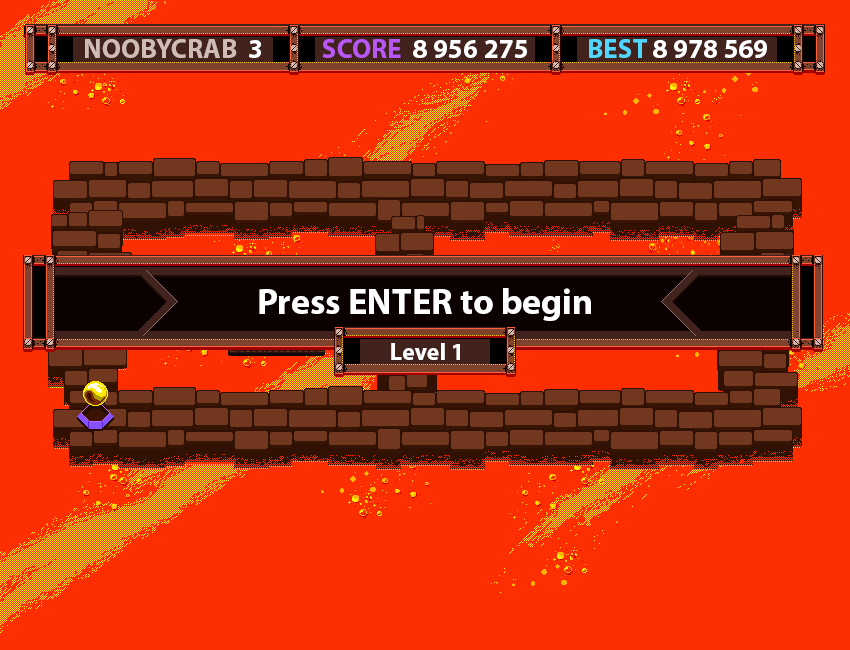
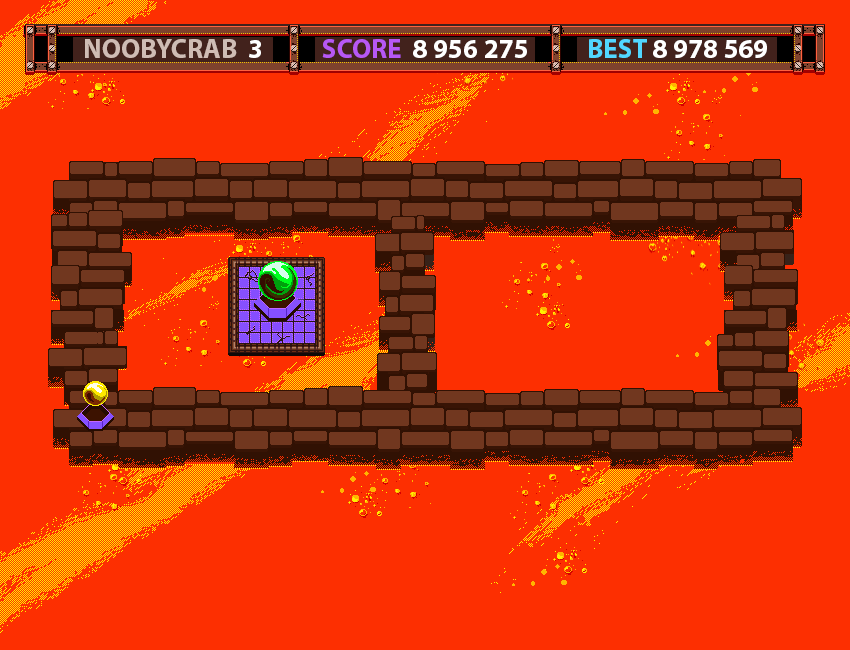
Layers edited between the first and the second 850 x 650 image:
hid group "PLAY / REPLAY" (34 layers) over <box>23,255,823,377</box>
hid "Level 1" over <box>391,343,460,360</box>
hid "Press ENTER to begin" over <box>259,288,591,321</box>
